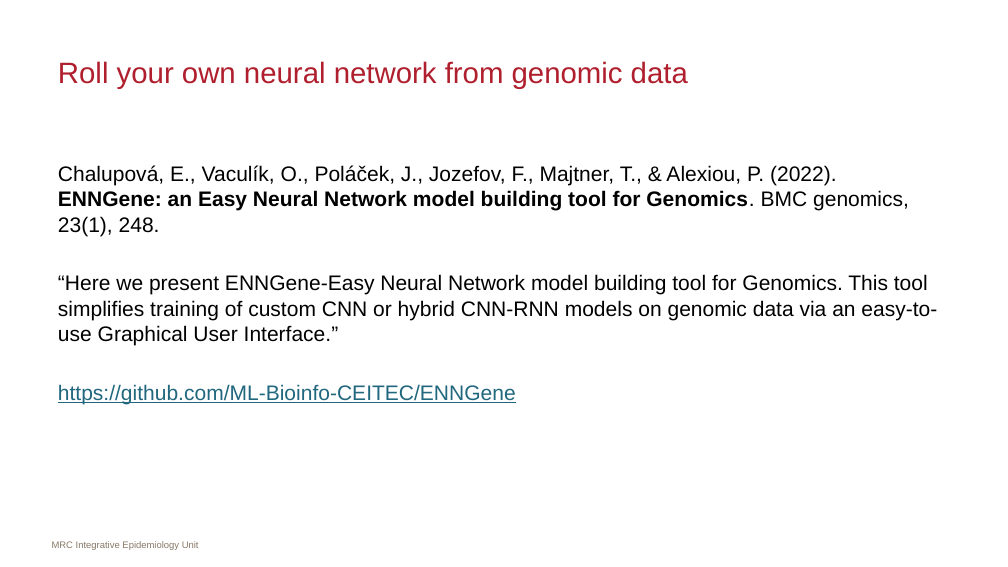
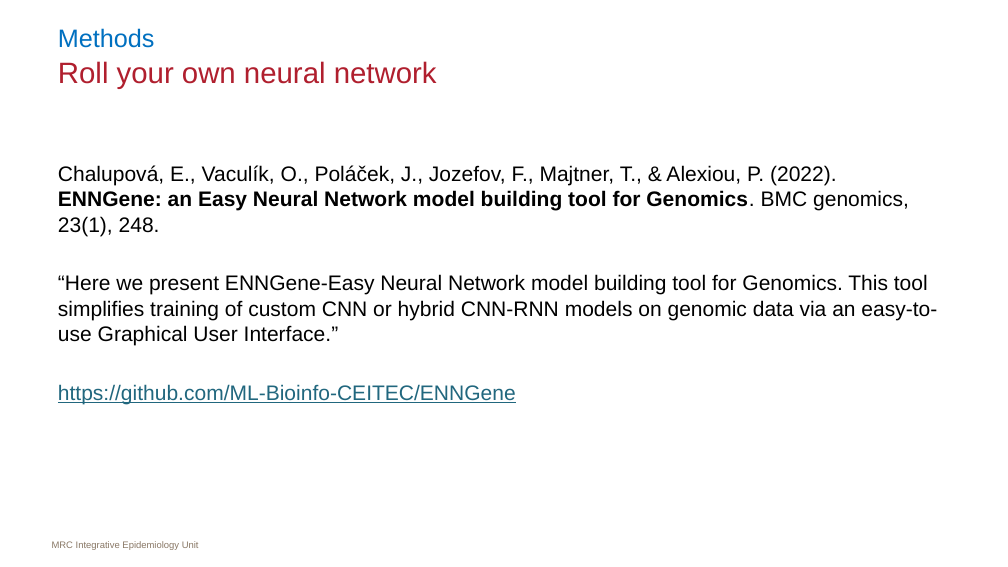
Before and after one commit to MRCIEU/epigenetics-journal-club, a slide deck: slide 8 of docs/presentations/20220411/slides.pptx (slide 4 before the commit). Drawn at 1008x567 pixels with LibreOffice and Linux fonts; fonts in the diff are those of the drawing. Boxes give left, top, right and bottom in pixels: in the first picture for what was removed or moved away, otherwise in the second. Text is boxed around its words. In the diff, an @@ line names an element or a change of style, - is before the commit and + after.

```diff
--- a/docs/presentations/20220411/slides.pptx
+++ b/docs/presentations/20220411/slides.pptx
@@ text added at <box>58,28,155,48</box>, 24 pt, text #0070C0 @@
+Methods
@@ title at <box>58,61,437,89</box>: text changed @@
-Roll your own neural network from genomic data
+Roll your own neural network
```
Also in this commit, not shown: 7 other slides changed, 2 slides added, 1 slide removed.
